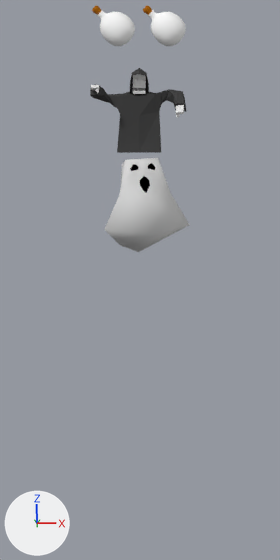
An edit to the Blender file sprite.blend, drawn before and after from the same camera.
Before and after are seen from the file's camera 'Camera'. The axes (+X, +Y, +Z) are drawn at lower left. The lights are the same throughout.

The first picture shows 'Cube', 'Cube.001', 'ghost', 'undead_priest'.
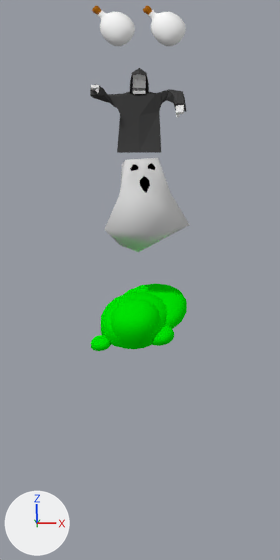
What differs and where, as boxes (x1, y1, x2, y2) in the pictures (280 x 560 px):
'slime', added (green): after (91, 283, 187, 351)

Edits to the bpy script that builds the scene:
```text
Add mat_slime:
    mat_slime = diffuse_material('slime')
    mat_slime.base_color = (0.0, 0.8, 0.00126)  # green #00e704
Add me_cube_007:
    me_cube_007.from_pydata(...)  # 40 vertices, 25 faces; spans x -2.36..1.82, y -2.64..1.82, z -1.07..0.54
    me_cube_007.polygons.foreach_set('use_smooth', [True] * 25)
    me_cube_007.materials.append(mat_slime)  # green #00e704
Add ob_slime:
    ob_slime = bpy.data.objects.new('slime', me_cube_007)
    ob_slime.location = (0.12, 0.0, -4.78)
    ob_slime.rotation_euler = (0.709, -0.0138, -0.247)  # degrees (41, -0.8, -14)
    ob_slime.scale = (0.441, 0.441, 0.441)
    _m = ob_slime.modifiers.new('Subsurf', 'SUBSURF')
    _m.levels = 3
    _m.render_levels = 3
```
